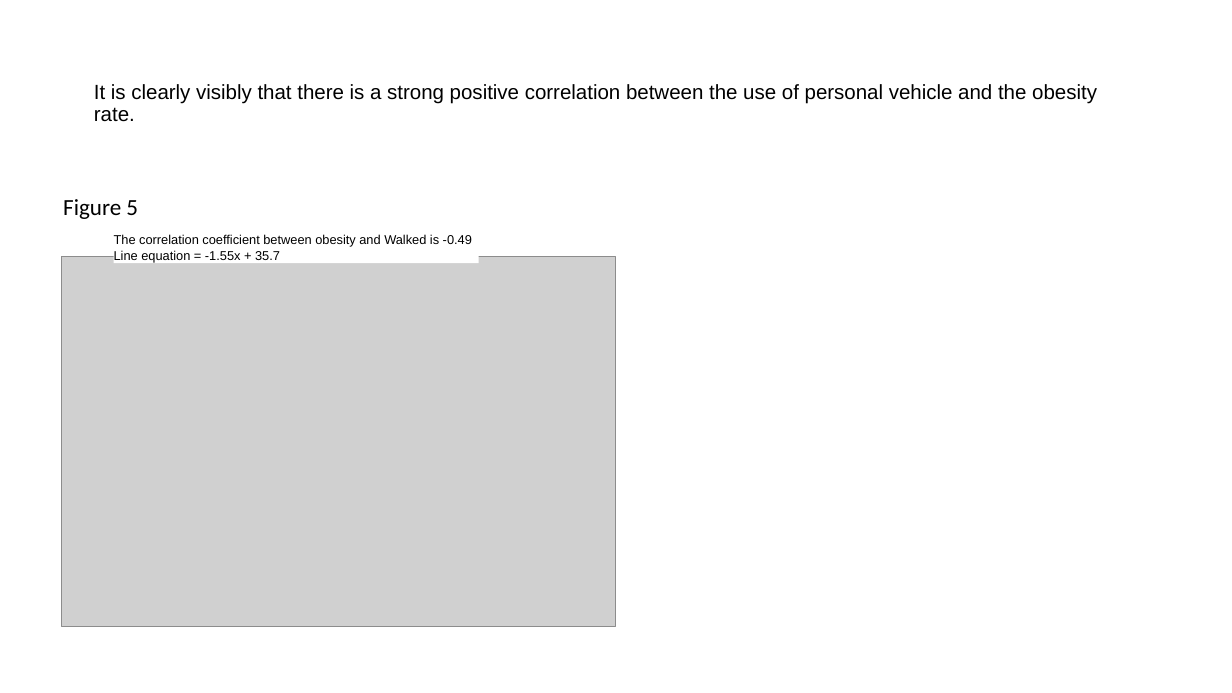
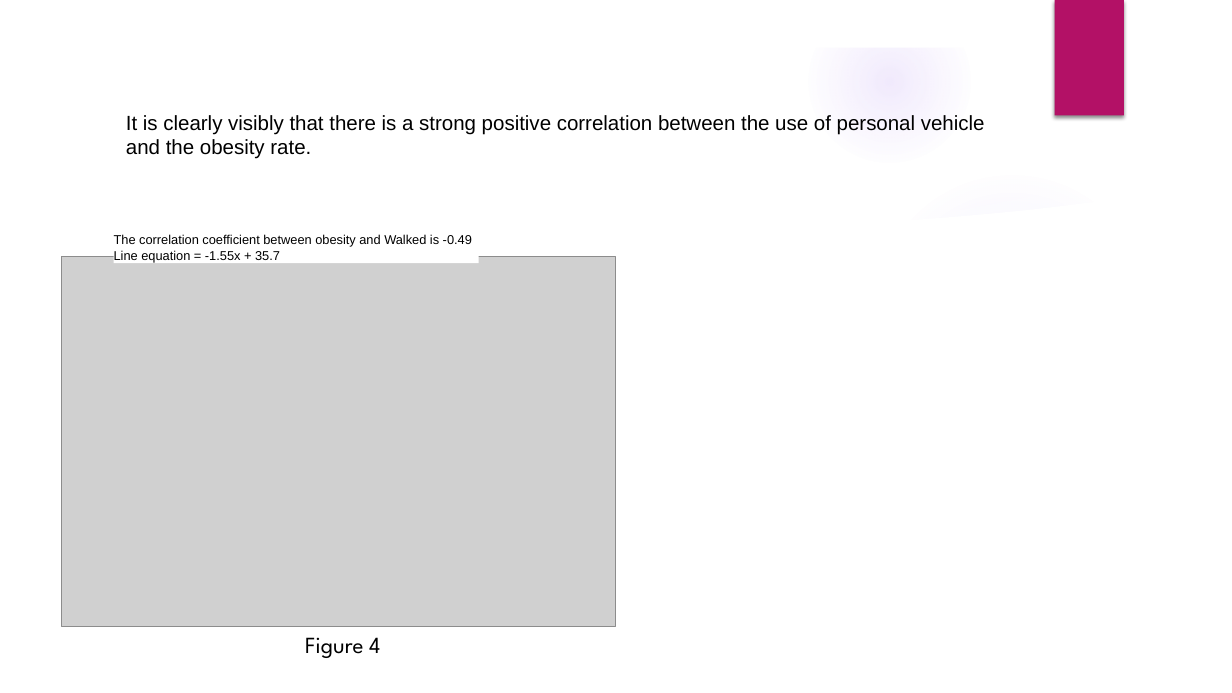
Before and after one commit to rajeshnair1984/Project_Obesity, a slide deck: slide 9 of O3_presentation.pptx (slide 11 before the commit). Drawn at 1232x693 pixels with LibreOffice and Linux fonts; fonts in the diff are those of the drawing; grey boxes stand for pictures; background and template pictures are left out. Boxes give left, top, right and bottom in pixels: in the first picture for what was removed or moved away, otherwise in the second. Text is boxed around its words. In the diff, an @@ line names an element or a change of style, - is before the commit and + after.

```diff
--- a/O3_presentation.pptx
+++ b/O3_presentation.pptx
@@ group added at (0,0,1232,693): 2 ellipses, 2 freeform shapes @@
@@ rectangle added at (1055,0,1124,116), fill #B31166 @@
@@ title "It is clearly visibly that ...": place and size @@
-title "It is clearly visibly that ..." at (94,84,1097,122)
+title "It is clearly visibly that ..." at (126,115,985,159)
@@ title "It is clearly visibly that ..." at (126,115,985,159): line spacing 0.9 to 1 @@
@@ text at (305,637,380,658): text changed; font Calibri to League Spartan @@
-Figure 5
+Figure 4
```
Also in this commit, not shown: 10 other slides changed, 1 slide added, 1 slide removed.
